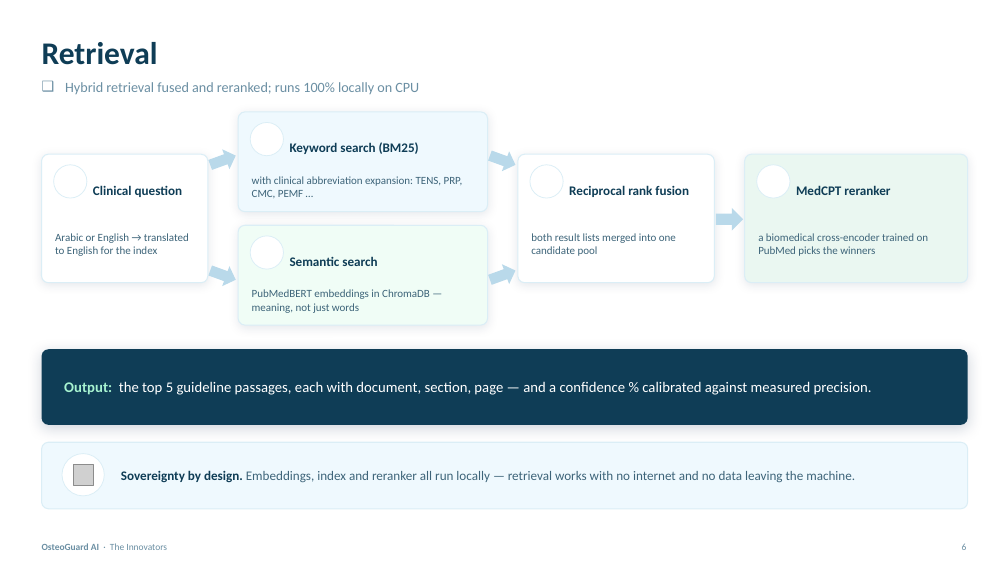
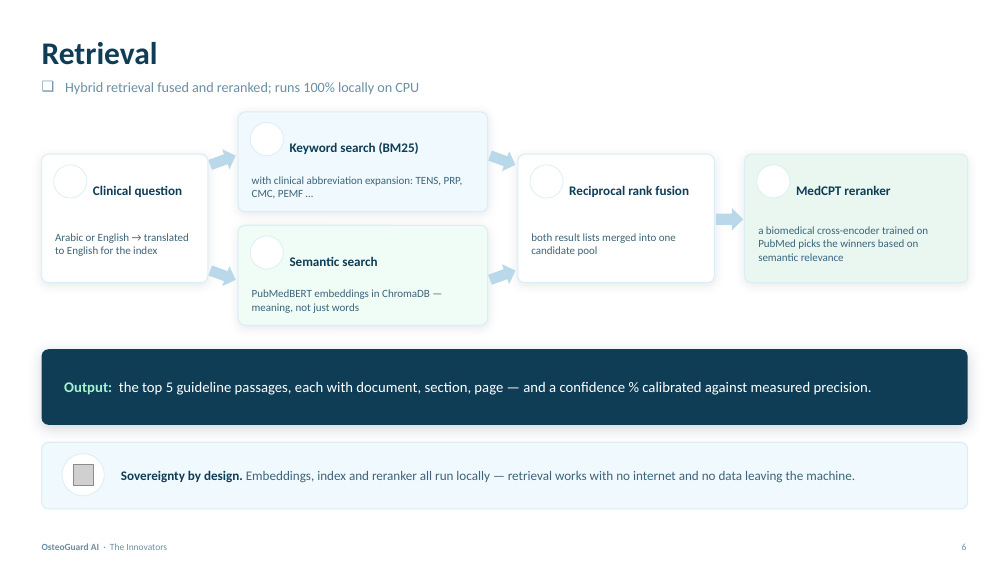
Before and after one commit to joe02692/OSTEO_GUARD_AI_HACKATHON, a slide deck: slide 6 of docs/OsteoGuard_AI_Presentation.pptx. Drawn at 1008x567 pixels with LibreOffice and Linux fonts; fonts in the diff are those of the drawing; grey boxes stand for pictures; background and template pictures are left out. Boxes give left, top, right and bottom in pixels: in the first picture for what was removed or moved away, otherwise in the second. Text is boxed around its words. In the diff, an @@ line names an element or a change of style, - is before the commit and + after.

```diff
--- a/docs/OsteoGuard_AI_Presentation.pptx
+++ b/docs/OsteoGuard_AI_Presentation.pptx
@@ text at (x1=758, y1=226, x2=929, y2=261): text changed @@
-a biomedical cross-encoder trained on PubMed picks the winners
+a biomedical cross-encoder trained on PubMed picks the winners based on semantic relevance
```
Also in this commit, not shown: 1 other slide changed, 4 other files.
